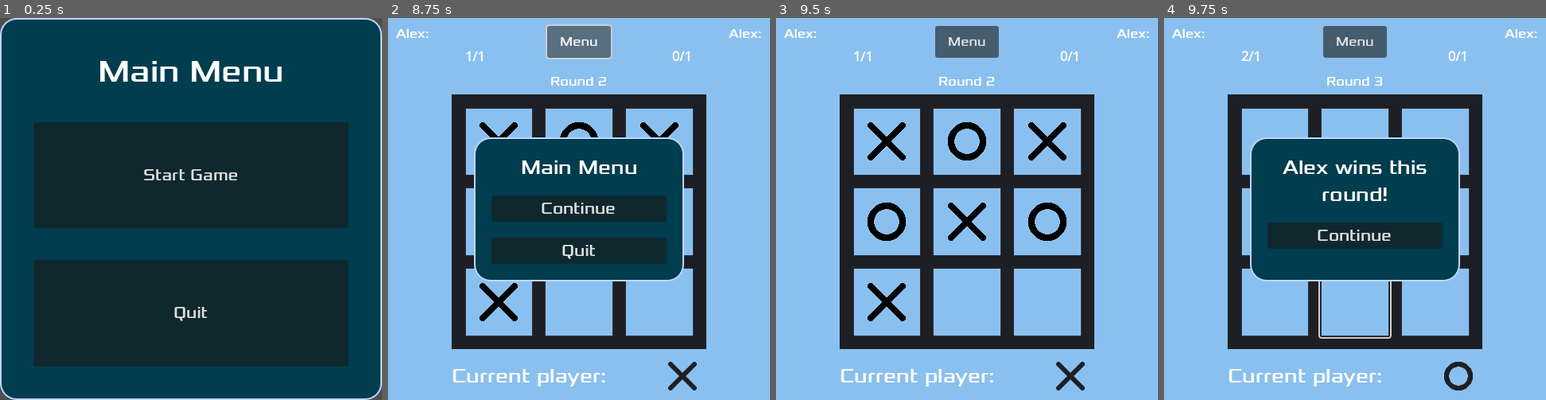
Above: before the commit, frames 1-4 (left to right).
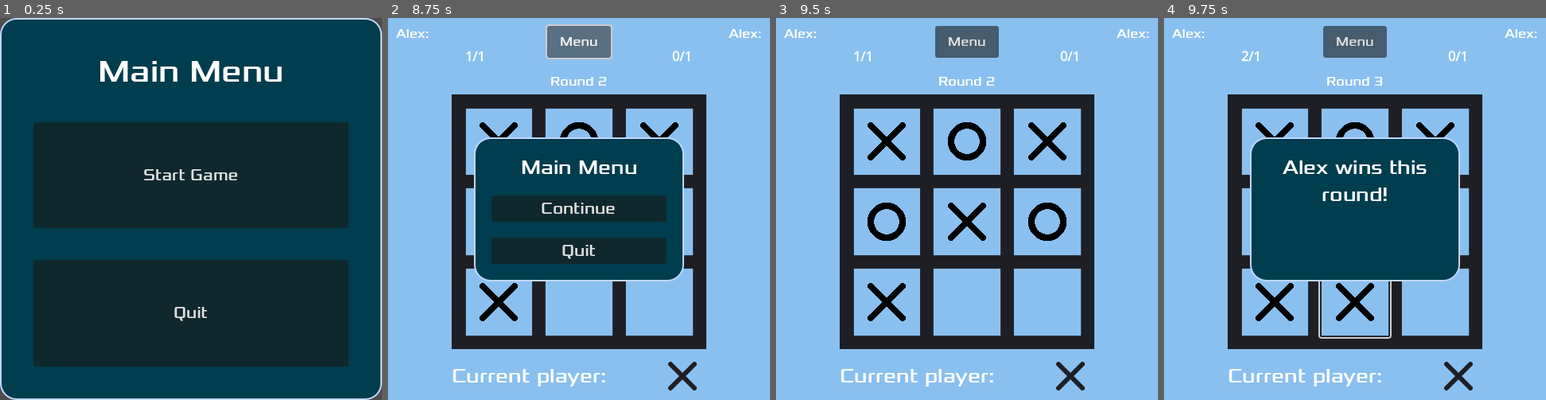
Above: after the commit, the same moments.

Repository: KaiRJ/tictactoe
Game: Godot game, scene res://scenes/main_menu/main_menu.tscn
The game is run twice, just before and just after one commit, with the same random seed, the same clock (stepped at 60 frames per second) and the same inputs.
Inputs (mouse positions are in pixels of both pictures, inside the frame that each line leads up to):
- Up to frame 1 (0.25 s): no input
- Up to frame 2 (8.75 s): click "Start Game" at 0.5 s; click (491, 170) at 1.27 s; type "Alex" at 1.35 s; click (666, 170) at 1.5 s; type "Alex" at 1.58 s; click "Start Game" at 2 s; click (498, 140) at 2.75 s; click (579, 140) at 3.5 s; click (659, 140) at 4.25 s; click (498, 220) at 5 s; click (579, 220) at 5.75 s; click (659, 220) at 6.5 s; click (498, 300) at 7.25 s; click "Menu" at 8 s
- Up to frame 3 (9.5 s): click "Continue" at 8.75 s
- Up to frame 4 (9.75 s): click (1355, 300) at 9.5 s

Frames 1-3 are identical in both runs. In frame 4, 4.9% of the frame differs, in the area x 23-81%, y 27-98%.

Commit message:
fix bugs with AI

Diff:
--- a/scenes/board/board.gd
+++ b/scenes/board/board.gd
@@ -26,6 +26,14 @@
 	]
 
 	set_current_player(starting_player)
+	start_round()
+
+
+func start_round() -> void:
+	disable_free_squares(false)
+	if (Globals.ai_active) and (current_player == Constants.Player.TWO):
+		make_ai_move()
+
 
 
 func set_current_player(player: Constants.Player):
@@ -40,6 +48,7 @@
 
 
 func _on_square_pressed(square : Square):
+	disable_free_squares(true)
 	board_data[square.grid_position.x][square.grid_position.y] = current_player
 
 	# Set the squares face by the current player
@@ -49,13 +58,9 @@
 		Constants.Player.TWO:
 			square.icon = player2
 
-	if check_for_game_end():
-		return
-
-	set_current_player((-1 * current_player) as Constants.Player)
-
-	if (Globals.ai_active) and (current_player == Constants.Player.TWO):
-		make_ai_move()
+	if not check_for_game_end():
+		set_current_player((-1 * current_player) as Constants.Player)
+		start_round()
 
 
 func check_for_game_end() -> bool:
@@ -136,15 +141,17 @@
 		var second_candidates = free_squares.duplicate()
 		second_candidates.remove_at(i)
 		for j in range(len(second_candidates)):
+			# new to make new copies for the next move
+			var second_newboard = newboard.duplicate(true)
 			var second_candidate = second_candidates[j]
-			newboard[second_candidate.grid_position.x][second_candidate.grid_position.y] = Constants.Player.ONE
+			second_newboard[second_candidate.grid_position.x][second_candidate.grid_position.y] = Constants.Player.ONE
 
-			if (check_for_win(newboard)):
+			if (check_for_win(second_newboard)):
 				losing_move = second_candidate
 
-			# if opponent has a winning move, block it
-			if (losing_move != null):
-				return losing_move
+	# if AI cant win and opponent has a winning move, block it
+	if (losing_move != null):
+		return losing_move
 
 	# otherwise return a random choice
 	return pick_random()
--- a/scenes/main_game/main_game.gd
+++ b/scenes/main_game/main_game.gd
@@ -40,8 +40,11 @@
 	else:
 		# Set up the game for the next round and show the continue pop up
 		last_starting_player = (-1*last_starting_player) as Constants.Player
+		show_in_game_menu(winner_text + "this round!", false, false)
+		await get_tree().create_timer(1.5).timeout
+		$InGameMenu.hide()
 		$Board.new_game(last_starting_player)
-		show_in_game_menu(winner_text + "this round!", true, false)
+
 
 
 func update_player_scores(winner: Constants.Player) -> String:
@@ -79,8 +82,8 @@
 
 
 func _on_in_game_menu_continue_game():
-	$Board.disable_free_squares(false)
 	$InGameMenu.hide()
+	$Board.start_round()
 
 
 func _on_in_game_menu_quit_game():
--- a/scenes/square/square.tscn
+++ b/scenes/square/square.tscn
@@ -20,6 +20,7 @@
 theme_type_variation = &"FlatButton"
 theme_override_colors/icon_disabled_color = Color(0, 0, 0, 1)
 toggle_mode = true
+flat = true
 script = ExtResource("1_qj746")
 metadata/_edit_group_ = true
 
Not shown, changed: .gitignore
